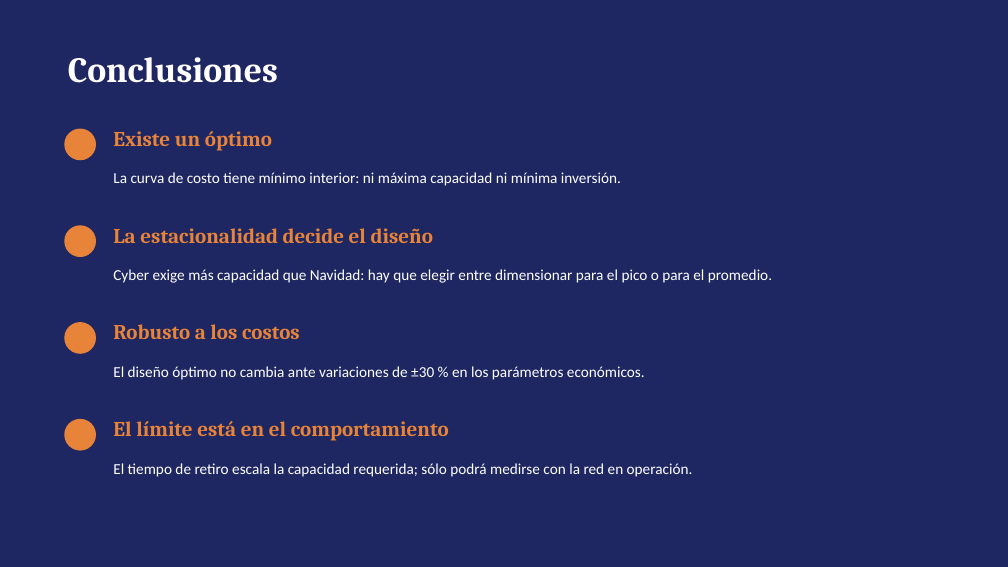
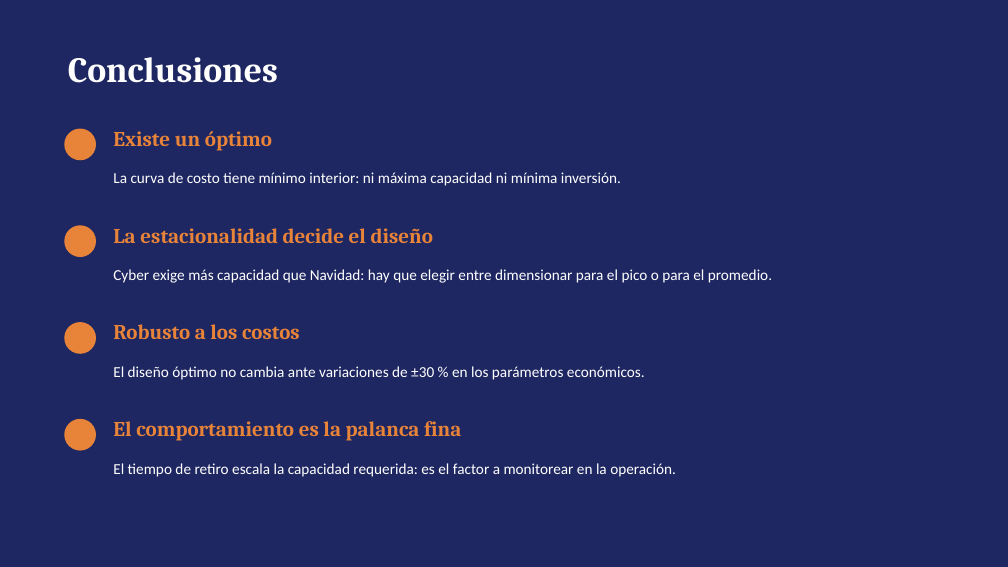
Before and after one commit to FacuArakaki/TP12-Simulacion, a slide deck: slide 10 of SLIDES_TP12.pptx (slide 9 before the commit). Drawn at 1008x567 pixels with LibreOffice and Linux fonts; fonts in the diff are those of the drawing. Boxes give left, top, right and bottom in pixels: in the first picture for what was removed or moved away, otherwise in the second. Text is boxed around its words. In the diff, an @@ line names an element or a change of style, - is before the commit and + after.

```diff
--- a/SLIDES_TP12.pptx
+++ b/SLIDES_TP12.pptx
@@ text at (113, 421, 461, 441): text changed @@
-El límite está en el comportamiento
+El comportamiento es la palanca fina
@@ text at (113, 463, 676, 477): text changed @@
-El tiempo de retiro escala la capacidad requerida; sólo podrá medirse con la red en operación.
+El tiempo de retiro escala la capacidad requerida: es el factor a monitorear en la operación.
```
Also in this commit, not shown: 2 other slides changed, 1 slide added, 36 other files.
